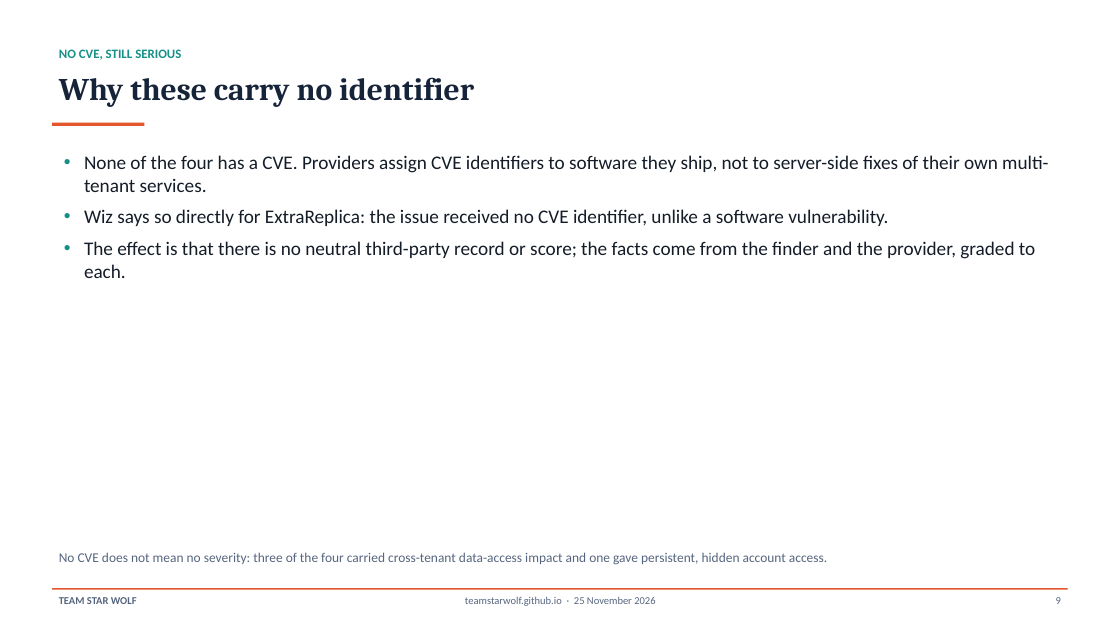
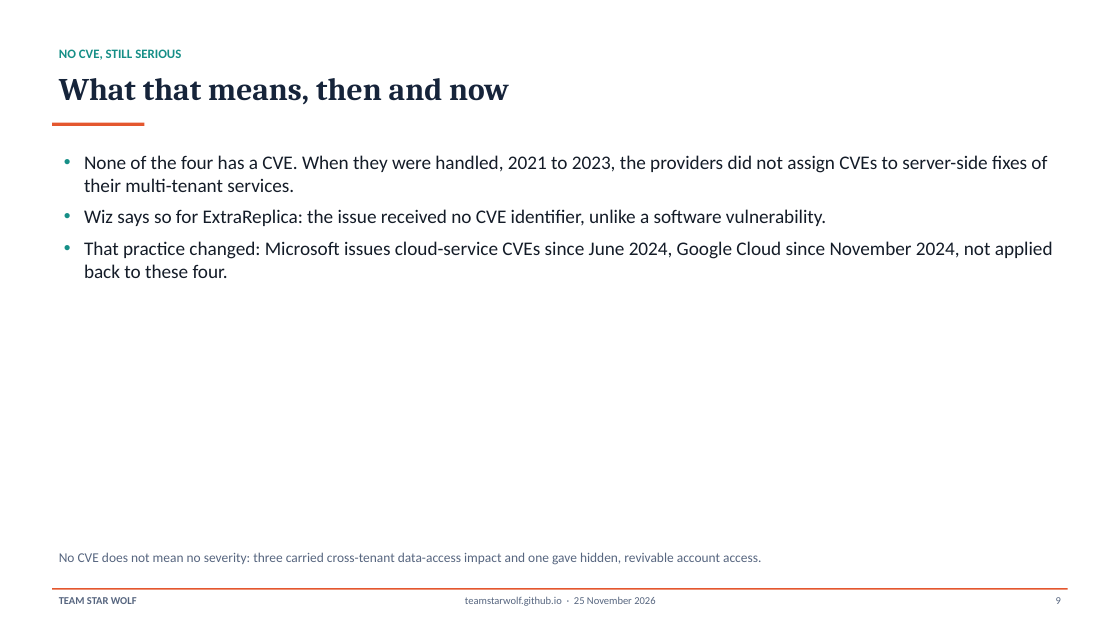
Before and after one commit to TeamStarWolf/TeamStarWolf, a slide deck: slide 9 of case-studies/slides/Cloud_Managed_Service_Flaws_Case_Study.pptx. Drawn at 1120x630 pixels with LibreOffice and Linux fonts; fonts in the diff are those of the drawing. Boxes give left, top, right and bottom in pixels: in the first picture for what was removed or moved away, otherwise in the second. Text is boxed around its words. In the diff, an @@ line names an element or a change of style, - is before the commit and + after.

```diff
--- a/case-studies/slides/Cloud_Managed_Service_Flaws_Case_Study.pptx
+++ b/case-studies/slides/Cloud_Managed_Service_Flaws_Case_Study.pptx
@@ text at box(59, 78, 509, 104): text changed @@
-Why these carry no identifier
+What that means, then and now
@@ text at box(84, 155, 1053, 278): text changed @@
-• None of the four has a CVE. Providers assign CVE identifiers to software they ship, not to server-side fixes of their own multi-tenant services.
-• Wiz says so directly for ExtraReplica: the issue received no CVE identifier, unlike a software vulnerability.
-• The effect is that there is no neutral third-party record or score; the facts come from the finder and the provider, graded to each.
+• None of the four has a CVE. When they were handled, 2021 to 2023, the providers did not assign CVEs to server-side fixes of their multi-tenant services.
+• Wiz says so for ExtraReplica: the issue received no CVE identifier, unlike a software vulnerability.
+• That practice changed: Microsoft issues cloud-service CVEs since June 2024, Google Cloud since November 2024, not applied back to these four.
@@ text at box(59, 552, 761, 565): text changed @@
-No CVE does not mean no severity: three of the four carried cross-tenant data-access impact and one gave persistent, hidden account access.
+No CVE does not mean no severity: three carried cross-tenant data-access impact and one gave hidden, revivable account access.
```
Also in this commit, not shown: 10 other slides changed, 14 other files.
